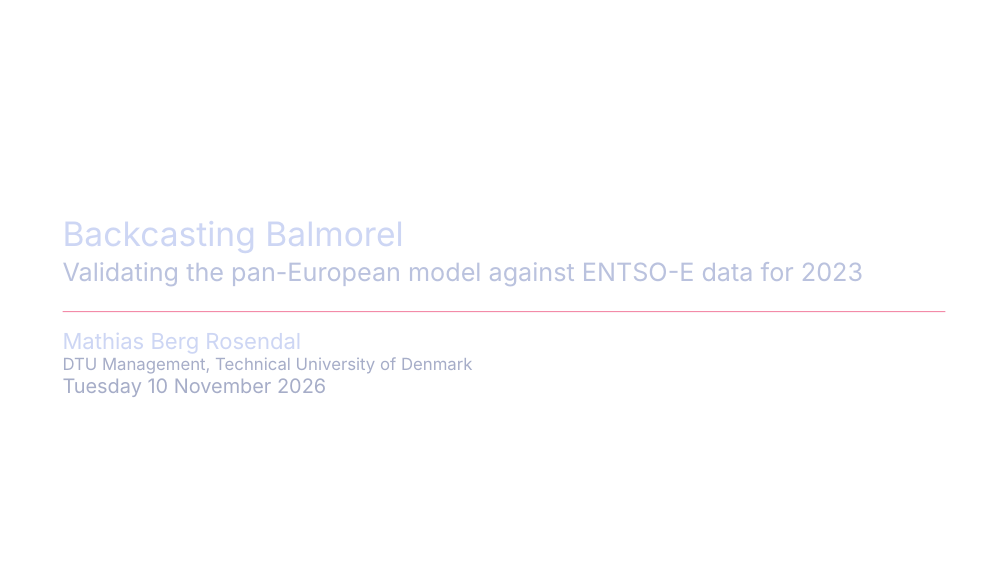
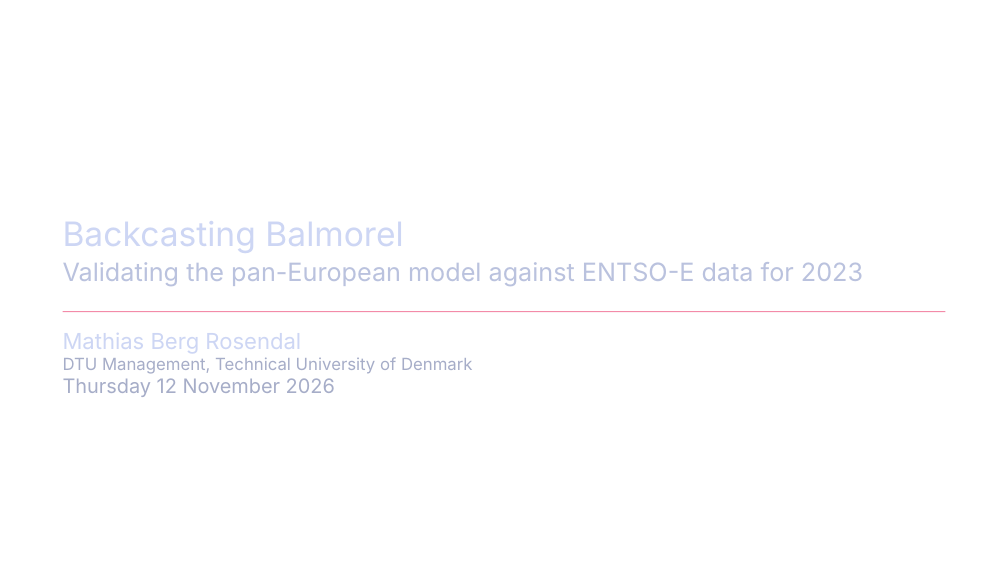
Before and after one commit to Mathias157/Balmorel, a slide deck: slide 1 of docs/report/Backcasting.odp. Drawn at 1008x567 pixels with LibreOffice and Linux fonts; fonts in the diff are those of the drawing; background and template pictures are left out. Boxes give left, top, right and bottom in pixels: in the first picture for what was removed or moved away, otherwise in the second. Text is boxed around its words. In the diff, an @@ line names an element or a change of style, - is before the commit and + after.

```diff
--- a/docs/report/Backcasting.odp
+++ b/docs/report/Backcasting.odp
@@ text at box(63, 378, 335, 397): text changed @@
-Tuesday 10 November 2026
+Thursday 12 November 2026
```
Also in this commit, not shown: 12 other files.
